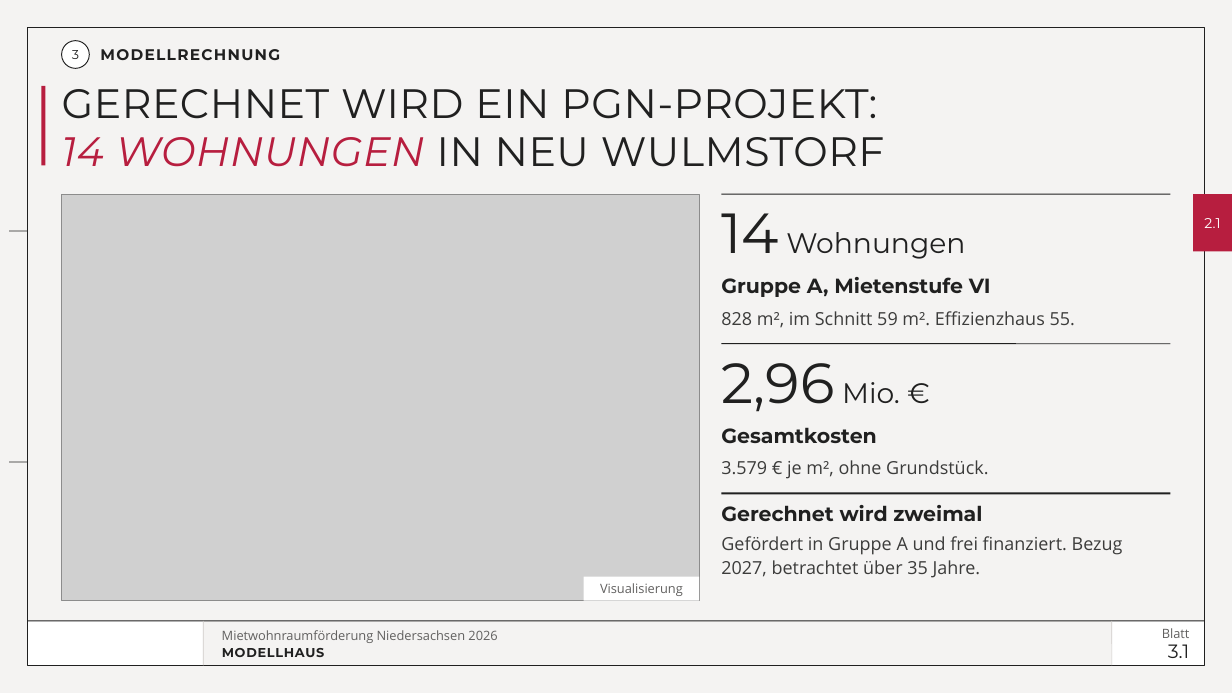
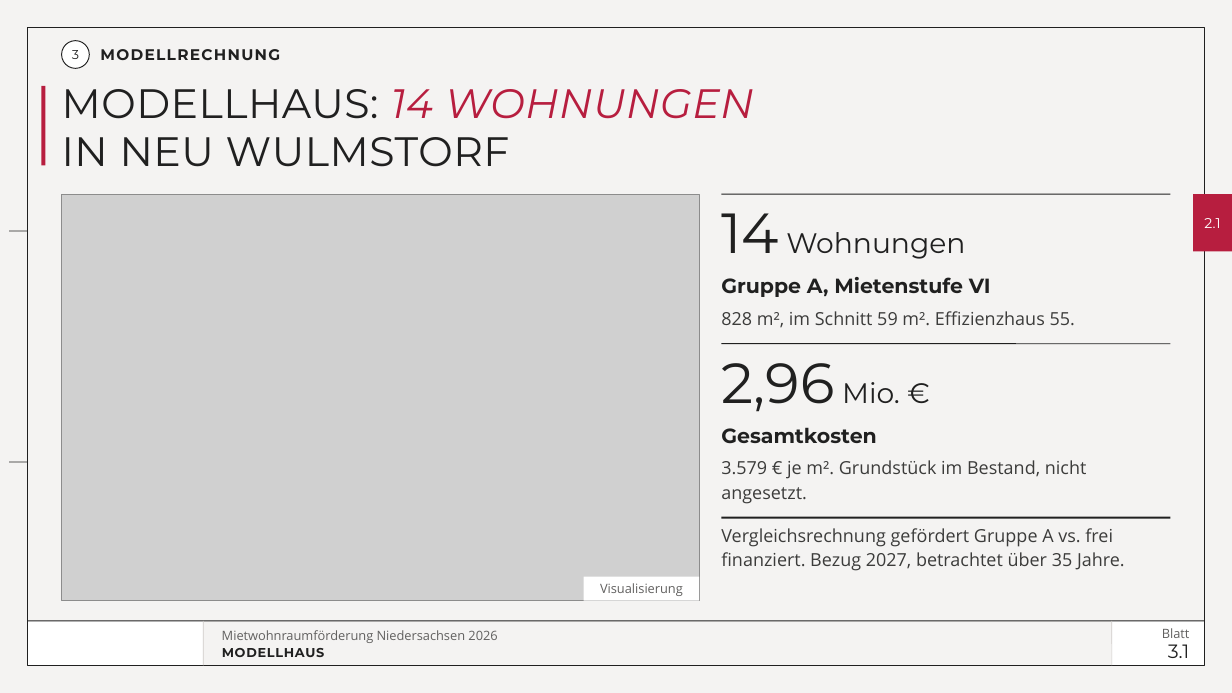
Before and after one commit to vgedaschko/NBank, a slide deck: slide 1 of konzepte/neu/schritt-2/dist/schritt-2.pptx. Drawn at 1232x693 pixels with LibreOffice and Linux fonts; fonts in the diff are those of the drawing; grey boxes stand for pictures; background and template pictures are left out. Boxes give left, top, right and bottom in pixels: in the first picture for what was removed or moved away, otherwise in the second. Text is boxed around its words. In the diff, an @@ line names an element or a change of style, - is before the commit and + after.

```diff
--- a/konzepte/neu/schritt-2/dist/schritt-2.pptx
+++ b/konzepte/neu/schritt-2/dist/schritt-2.pptx
@@ title at [62, 89, 754, 167]: text changed @@
-GERECHNET WIRD EIN PGN-PROJEKT:
-14 WOHNUNGEN IN NEU WULMSTORF
+MODELLHAUS: 14 WOHNUNGEN
+IN NEU WULMSTORF
@@ text at [721, 460, 1087, 504]: text changed @@
-3.579 € je m², ohne Grundstück.
+3.579 € je m². Grundstück im Bestand, nicht angesetzt.
@@ text at [721, 528, 1125, 571]: text changed @@
-Gerechnet wird zweimal
-Gefördert in Gruppe A und frei finanziert. Bezug 2027, betrachtet über 35 Jahre.
+Vergleichsrechnung gefördert Gruppe A vs. frei finanziert. Bezug 2027, betrachtet über 35 Jahre.
@@ line moved from (722, 494) - (1171, 494) to (722, 518) - (1171, 518) @@
```
Also in this commit, not shown: 1 other slide changed, 8 other files.
